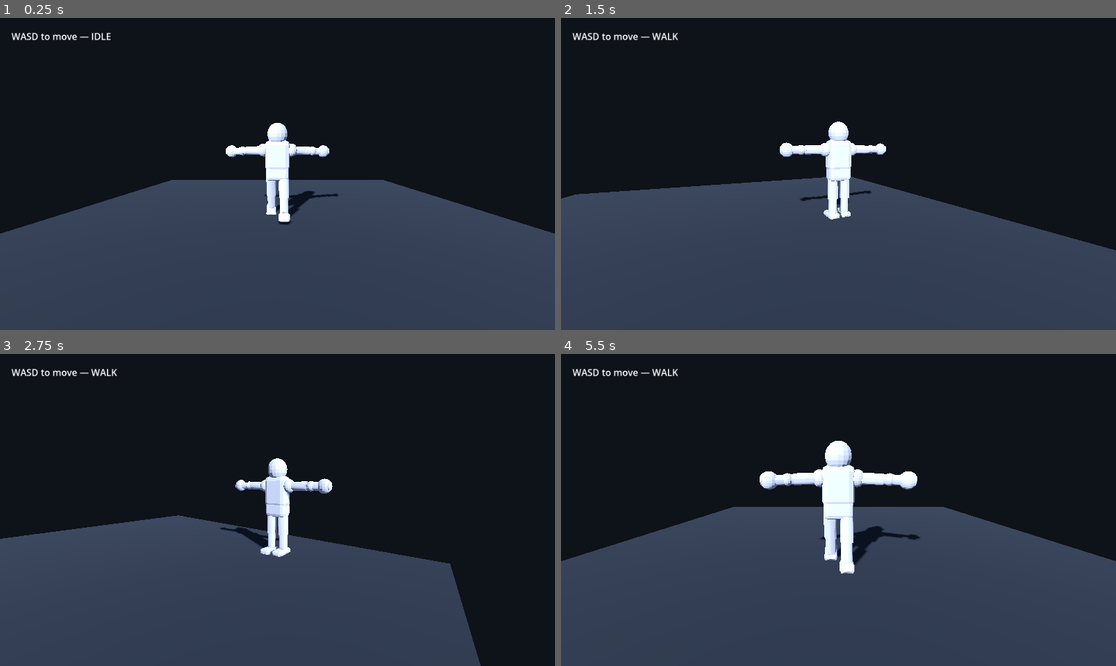
Above: before the commit, frames 1-4 (two rows, left to right).
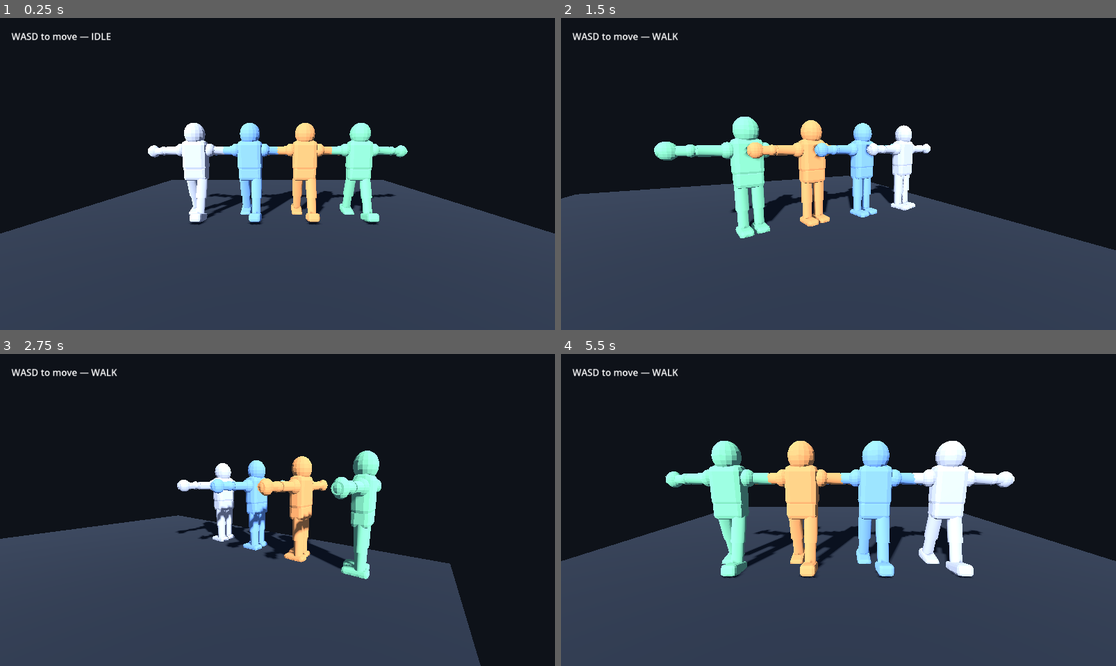
Above: after the commit, the same moments.

Repository: pmaho/godot-humanoid-prototype
Game: Godot game, scene res://main.tscn
The game is run twice, just before and just after one commit, with the same random seed, the same clock (stepped at 60 frames per second) and the same inputs.
Inputs:
- Up to frame 1 (0.25 s): no input
- Up to frame 2 (1.5 s): tap Enter at 0.5 s; hold D (move_right) 0.53-1.28 s; hold S (move_back) from 1.28 s (still down)
- Up to frame 3 (2.75 s): release S (move_back) at 2.03 s; hold D (move_right) from 2.03 s (still down)
- Up to frame 4 (5.5 s): release D (move_right) at 2.78 s; hold W (move_forward) 2.78-3.53 s; hold A (move_left) 3.53-5.03 s; hold S (move_back) from 5.03 s (still down)

The runs differ from the first frame. In frame 1, 7.3% of the frame differs, in the area x 26-74%, y 33-67%; in frame 2, 7.9%; in frame 3, 6.8%; in frame 4, 13%, in the area x 18-82%, y 27-72%.

Commit message:
Add multi-model Godot test gallery

Diff:
--- a/main.gd
+++ b/main.gd
@@ -6,6 +6,14 @@
 
 const SPEED := 2.5
 var model_scene: Node3D
+var model_anim_players: Array[AnimationPlayer] = []
+var model_instances: Array[Node3D] = []
+const MODEL_ASSETS := [
+    {"path": "res://dummy_gray.glb", "position": Vector3(-1.8, 0.0, 0.0)},
+    {"path": "res://dummy_blue.glb", "position": Vector3(-0.6, 0.0, 0.0)},
+    {"path": "res://dummy_orange.glb", "position": Vector3(0.6, 0.0, 0.0)},
+    {"path": "res://dummy_green.glb", "position": Vector3(1.8, 0.0, 0.0)},
+]
 
 func _ready() -> void:
     var capsule := CapsuleShape3D.new()
@@ -13,13 +21,20 @@
     capsule.height = 1.8
     $CharacterBody3D/CollisionShape3D.shape = capsule
     $CharacterBody3D/CollisionShape3D.position.y = 0.9
-    model_scene = load("res://featureless_dummy.glb").instantiate()
-    model.add_child(model_scene)
-    var lib: AnimationPlayer = model_scene.get_node_or_null("AnimationPlayer")
-    if lib != null:
-        anim = lib
-    if anim.has_animation("idle"):
-        anim.play("idle")
+    for item in MODEL_ASSETS:
+        var scene_asset: PackedScene = load(item.path)
+        if scene_asset == null:
+            push_error("Could not load %s" % item.path)
+            continue
+        var instance: Node3D = scene_asset.instantiate()
+        instance.position = item.position
+        model.add_child(instance)
+        model_instances.append(instance)
+        var asset_anim := instance.get_node_or_null("AnimationPlayer") as AnimationPlayer
+        if asset_anim != null:
+            model_anim_players.append(asset_anim)
+            if asset_anim.has_animation("idle"):
+                asset_anim.play("idle")
 
 func _physics_process(_delta: float) -> void:
     var input_vec := Input.get_vector("move_left", "move_right", "move_forward", "move_back")
@@ -29,10 +44,15 @@
     player.move_and_slide()
     if direction.length_squared() > 0.01:
         player.look_at(player.global_position + direction, Vector3.UP)
-        if anim.has_animation("walk") and anim.current_animation != "walk":
-            anim.play("walk")
-    elif anim.has_animation("idle") and anim.current_animation != "idle":
-        anim.play("idle")
+        for asset_anim in model_anim_players:
+            if asset_anim.has_animation("walk") and asset_anim.current_animation != "walk":
+                asset_anim.play("walk")
+        for instance in model_instances:
+            instance.rotation.y = lerp_angle(instance.rotation.y, player.rotation.y, 0.15)
+    else:
+        for asset_anim in model_anim_players:
+            if asset_anim.has_animation("idle") and asset_anim.current_animation != "idle":
+                asset_anim.play("idle")
 
 func _process(_delta: float) -> void:
     $Camera3D.look_at(player.global_position + Vector3(0, 0.9, 0), Vector3.UP)
--- a/project.godot
+++ b/project.godot
@@ -3,7 +3,7 @@
 config_version=5
 
 [application]
-config/name="Humanoid Prototype"
+config/name="Humanoid Dummy Test Gallery"
 run/main_scene="res://main.tscn"
 
 [display]
Binary file added: dummy_blue.glb
Binary file added: dummy_gray.glb
Binary file added: dummy_green.glb
Binary file added: dummy_orange.glb
Not shown, changed: .gitignore
Not shown, changed: README.md
Not shown, changed: build_featureless_dummy.py
Not shown, changed: render_featureless_dummy.py
Not shown, changed: verify_featureless_dummy.py
